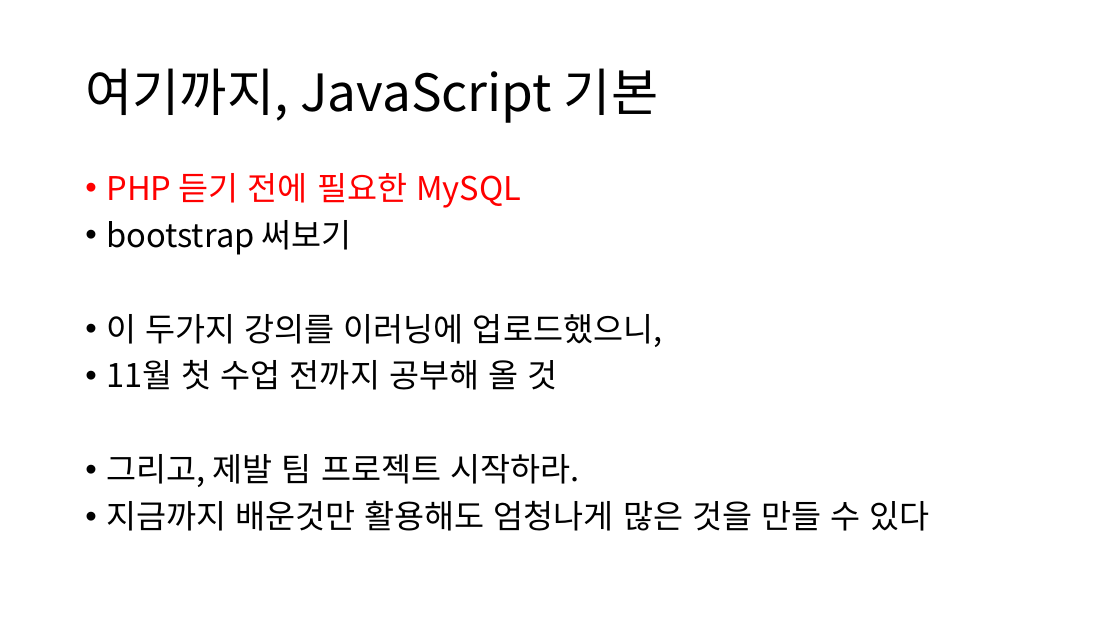
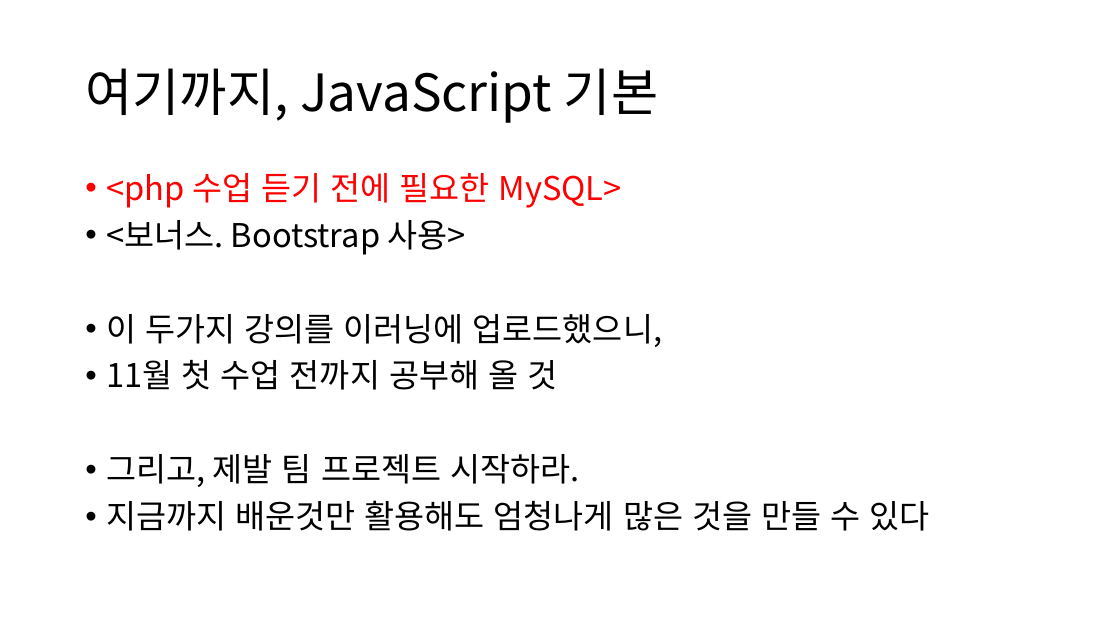
Before and after one commit to GNUCSAssistants/2021webprogramming, a slide deck: slide 29 of 수업/8. JavaScript (4)/PPT/JavaScript(4).pptx (slide 28 before the commit). Drawn at 1120x630 pixels with LibreOffice and Linux fonts; fonts in the diff are those of the drawing. Boxes give left, top, right and bottom in pixels: in the first picture for what was removed or moved away, otherwise in the second. Text is boxed around its words. In the diff, an @@ line names an element or a change of style, - is before the commit and + after.

```diff
--- a/수업/8. JavaScript (4)/PPT/JavaScript(4).pptx
+++ b/수업/8. JavaScript (4)/PPT/JavaScript(4).pptx
@@ text at (x1=106, y1=173, x2=622, y2=255): text changed @@
-• PHP 듣기 전에 필요한 MySQL
-• bootstrap 써보기
+• <php 수업 듣기 전에 필요한 MySQL>
+• <보너스. Bootstrap 사용>
```
Also in this commit, not shown: 5 other slides changed, 1 slide added, 4 other files.
